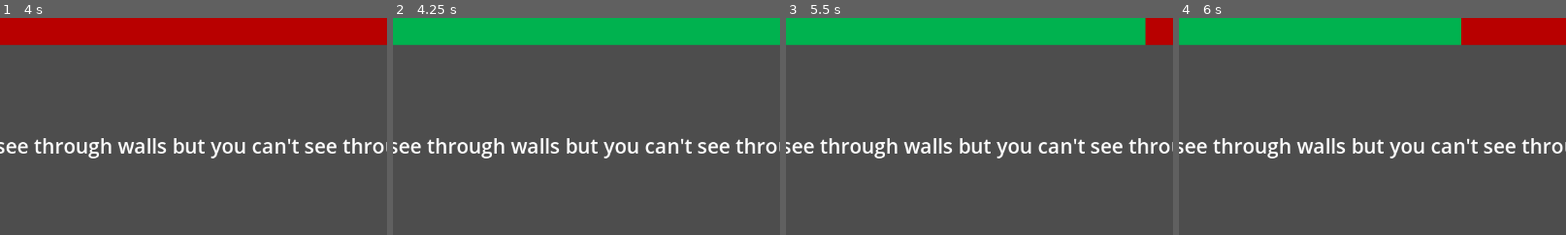
Above: before the commit, frames 1-4 (left to right).
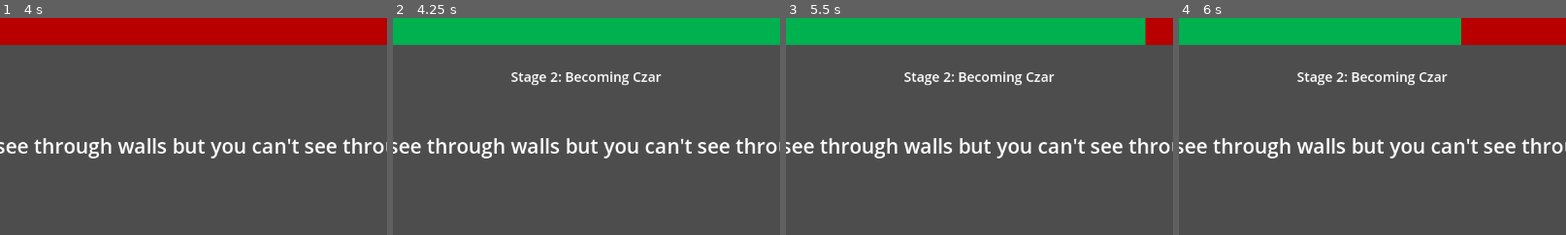
Above: after the commit, the same moments.

Repository: Beepered/WouldYouPressTheButton-Special
Game: Godot game, scene res://scenes/PlayScene.tscn
Same seed, same stepped clock (60 frames per second), same inputs: the game is played once before the commit and once after it. This scene is started directly instead of the project's main scene.
Inputs (mouse positions are % of the whole screen's width and height, from its top left):
- Up to frame 1 (4 s): move the mouse to (72, 45) at 0.52 s; click (72, 45) at 0.67 s; move the mouse to (30, 55) at 1.27 s; click (30, 55) at 1.42 s; move the mouse to (60, 28) at 2.02 s; click (60, 28) at 2.17 s; move the mouse to (45, 70) at 2.77 s; click (45, 70) at 2.92 s; move the mouse to (80, 65) at 3.52 s; click (80, 65) at 3.67 s
- Up to frame 2 (4.25 s): no input
- Up to frame 3 (5.5 s): move the mouse to (20, 35) at 4.27 s; click (20, 35) at 4.42 s; move the mouse to (55, 50) at 5.02 s; click (55, 50) at 5.17 s
- Up to frame 4 (6 s): move the mouse to (35, 25) at 5.77 s; click (35, 25) at 5.92 s
The pictures show only the part of the screen within x 24-74%, y 0-50%; the shares and areas given below are measured in that part.

Frame 1 is identical in both runs. In frame 2, 0.9% of the frame differs, in the area x 30-70%, y 24-32%; in frame 3, 0.9%; in frame 4, 0.9%.
Error before the commit: Modulo by zero error in operator '%'. (res://scripts/play/discussion.gd:264)
Error after the commit: Modulo by zero error in operator '%'. (res://scripts/play/discussion.gd:256)

Commit message:
removing unnecessary code

Diff:
--- a/wouldyoupressthebutton-special/scripts/play/discussion.gd
+++ b/wouldyoupressthebutton-special/scripts/play/discussion.gd
@@ -74,12 +74,8 @@
 			chosenPrompt = prompts[currentRound - 1]
 			prompt.text = chosenPrompt
 			time = 4
-		# 2: # Each player votes on the prompt
-		# 	title.visible = true
-		# 	title.text = "Stage 1: Voting Round"
-		# 	await start_voting_phase()
-		# 	time = 1
 		2: # Assign roles to players
+			title.visible = true
 			title.text = "Stage 2: Becoming Czar"
 			assign_roles()
 			time = 5
@@ -97,7 +93,7 @@
 			prompt.text = "%s, convince people NOT to press!" % [opposer]
 			skipButton.visible = true
 			time = Global.discussTime
-		5: # Only one voting stage
+		5: # voting
 			title.text = "Stage 4: Final Voting Round"
 			skipButton.visible = false
 			await start_voting_phase()
@@ -120,6 +116,7 @@
 	# Reset voting data
 	voteCount = 0
 	hasVoted.clear()
+	finalVotes = {}
 	currentPlayer = "" # Reset the current player
 
 	# Show the voting canvas
@@ -136,13 +133,10 @@
 		print("Player Turn:", player) # Debugging output
 		instructions.text = "%s, press or don't" % player
 
-		# Set timer wait time and start
 		timer.wait_time = Global.voteTime
 		timer.start()
 
-		# Wait for the timer to finish
 		await timer.timeout
-
 
 	# Hide the voting button and stop the timer
 	voteCanvas.visible = false
@@ -173,12 +167,9 @@
 	timer.emit_signal("timeout")
 
 func on_no_button_pressed() -> void:
-	if(stageNum == 2 || stageNum == 5):
-		currentPlayer = ""
-		timer.stop()
-		timer.emit_signal("timeout")
-	else:
-		print("why is this on?")
+	currentPlayer = ""
+	timer.stop()
+	timer.emit_signal("timeout")
 
 func assign_roles() -> void:
 	# Weighted random selection for persuader
@@ -234,6 +225,7 @@
 	prompt.text = "Pressed: %d, Didn't Press: %d\nWinner: %s" % [
 		pressVotes, dontPressVotes, winner
 	]
+
 
 func end_game() -> void:
 	prompt.text = "Game Over! Thanks for playing!"
